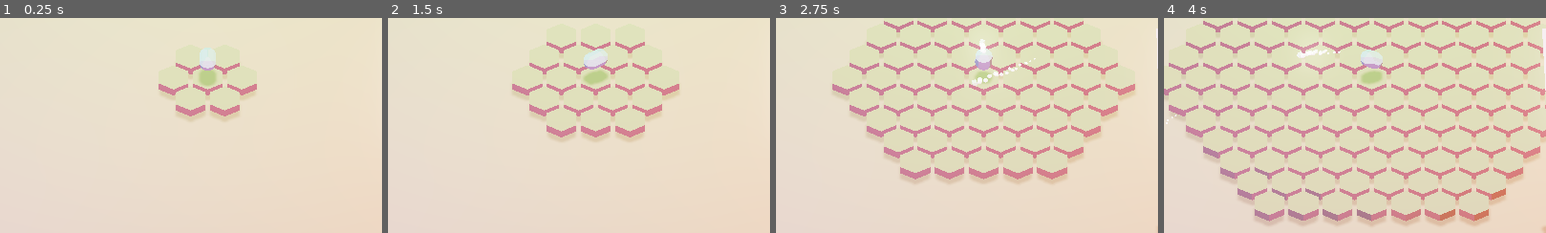
Above: before the commit, frames 1-4 (left to right).
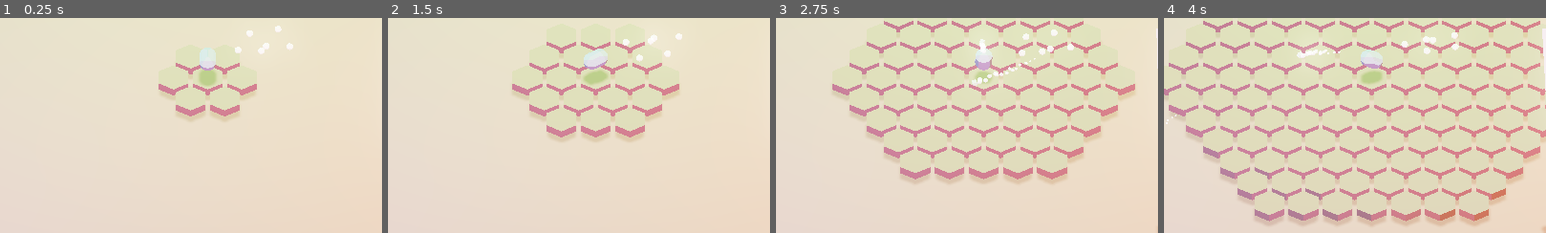
Above: after the commit, the same moments.

Repository: Trixxo/3dpix
Game: Godot game, scene res://Main.tscn
The game is run twice, just before and just after one commit, with the same random seed, the same clock (stepped at 60 frames per second) and the same inputs.
Inputs (mouse positions are % of the whole screen's width and height, from its top left):
- Up to frame 1 (0.25 s): no input
- Up to frame 2 (1.5 s): tap Enter at 0.5 s; move the mouse to (72, 45) at 0.52 s; press the mouse at (72, 45) at 0.53 s; tap Space at 0.77 s; move the mouse to (30, 55) at 1.27 s; release the mouse at (30, 55) at 1.28 s; click (30, 55) at 1.35 s
- Up to frame 3 (2.75 s): tap Space at 1.52, 2 s; move the mouse to (60, 28) at 2.02 s; press the mouse at (60, 28) at 2.03 s
- Up to frame 4 (4 s): move the mouse to (45, 70) at 2.77 s; release the mouse at (45, 70) at 2.78 s; click (45, 70) at 2.85 s; tap Space at 3.02, 3.77 s; move the mouse to (80, 65) at 3.52 s; press the mouse at (80, 65) at 3.53 s
The pictures show only the part of the screen within x 23-73%, y 35-85%; the shares and areas given below are measured in that part.

The runs differ from the first frame. In frame 1, 0.3% of the frame differs, in the area x 61-77%, y 3-17%; in frame 2, 0.3%; in frame 3, 0.3%; in frame 4, 0.3%, in the area x 62-78%, y 6-17%.

Commit message:
add experience sentinel

Diff:
--- a/Experience/Experience.gd
+++ b/Experience/Experience.gd
@@ -9,8 +9,7 @@
 
 # Called when the node enters the scene tree for the first time.
 func _ready():
-    pass # Replace with function body.
-
+    add_to_group("experience_orbs")
 
 # Called every frame. 'delta' is the elapsed time since the previous frame.
 func _process(dt):
--- /dev/null
+++ b/Experience/ExperienceSentinel.gd
@@ -0,0 +1,61 @@
+extends Spatial
+
+
+# Declare member variables here. Examples:
+# var a = 2
+# var b = "text"
+
+var rand_dir
+var target = null
+var target_vec = null
+var original_move_speed = 3.0
+var lerped_speed
+var original_target_dist
+
+# Called when the node enters the scene tree for the first time.
+func _ready():
+    rand_dir = [-1, 1][randi()%2]
+
+
+# Called every frame. 'delta' is the elapsed time since the previous frame.
+func _process(dt):
+    if target == null:
+        # idle_movement()
+        find_target()
+
+    if is_instance_valid(target):
+        var dir = target_vec - global_transform.origin
+        lerped_speed = lerp(0.4 * original_move_speed, original_move_speed, dir.length())
+        var offset = dir.normalized() * dt * lerped_speed
+        global_transform.origin += GlobalVars.clamp(offset, dir.length())
+
+        if (target_vec != Vector3(0, 1, 0) and global_transform.origin.distance_to(target.global_transform.origin) < 1.0):
+            target_vec = Vector3(0, 1, 0)
+
+        if (target_vec == Vector3(0, 1, 0)):
+            target.global_transform.origin = global_transform.origin
+            if (global_transform.origin.distance_to(target_vec) < 0.1):
+                target.queue_free()
+                target = null
+                target_vec = null
+
+    rotate_object_local(Vector3.UP, dt * rand_dir)
+
+class SortMan:
+    static func enemy_sort_dist(a, b):
+        return a.transform.origin.length() < b.transform.origin.length()
+
+# func idle_movement():
+
+
+func find_target():
+    var exp_orbs = get_tree().get_nodes_in_group("experience_orbs")
+
+    if not exp_orbs.size() > 0 : return
+
+    exp_orbs.sort_custom(SortMan, "enemy_sort_dist")
+    var first_orb = exp_orbs[0]
+    target = first_orb
+    target_vec = first_orb.global_transform.origin
+    original_target_dist = target_vec.length()
+    target.remove_from_group("experience_orbs")
--- /dev/null
+++ b/Experience/ExperienceSentinel.tscn
@@ -0,0 +1,33 @@
+[gd_scene load_steps=4 format=2]
+
+[ext_resource path="res://Experience/ExperienceSentinel.gd" type="Script" id=1]
+
+[sub_resource type="SpatialMaterial" id=3]
+resource_local_to_scene = true
+params_diffuse_mode = 4
+params_specular_mode = 3
+params_blend_mode = 1
+albedo_color = Color( 1.1, 1.1, 1.1, 1 )
+roughness = 0.0
+
+[sub_resource type="SphereMesh" id=2]
+material = SubResource( 3 )
+
+[node name="Spatial" type="Spatial"]
+transform = Transform( 0.4, 0, 0, 0, 0.4, 0, 0, 0, 0.4, 0, 0, 0 )
+script = ExtResource( 1 )
+
+[node name="MeshInstance" type="MeshInstance" parent="."]
+transform = Transform( 1, 0, 0, 0, 1, 0, 0, 0, 1, -4.35036, 0, 0 )
+mesh = SubResource( 2 )
+material/0 = null
+
+[node name="MeshInstance2" type="MeshInstance" parent="."]
+transform = Transform( 1, 0, 0, 0, 1, 0, 0, 0, 1, 0.269803, 1.61478, -4.28852 )
+mesh = SubResource( 2 )
+material/0 = null
+
+[node name="MeshInstance3" type="MeshInstance" parent="."]
+transform = Transform( 1, 0, 0, 0, 1, 0, 0, 0, 1, 1.96357, 0.96667, 2.8547 )
+mesh = SubResource( 2 )
+material/0 = null
--- a/GlobalVars.gd
+++ b/GlobalVars.gd
@@ -6,5 +6,11 @@
 
 var projectile_damage = 1
 
+static func clamp(vec: Vector3, length: float) -> Vector3:
+    if (vec.length() > length):
+        return vec.normalized() * length
+    else:
+        return vec
+
 func _ready():
     pass # Replace with function body.
--- a/Main.tscn
+++ b/Main.tscn
@@ -2,9 +2,9 @@
 
 [ext_resource path="res://HexGrid/HexGrid.tscn" type="PackedScene" id=1]
 [ext_resource path="res://Main.gd" type="Script" id=2]
+[ext_resource path="res://Experience/ExperienceSentinel.tscn" type="PackedScene" id=3]
 [ext_resource path="res://Enemy/Spawner.gd" type="Script" id=4]
 [ext_resource path="res://UI/UI.tscn" type="PackedScene" id=5]
-[ext_resource path="res://Experience/Experience.tscn" type="PackedScene" id=6]
 [ext_resource path="res://MainTower/MainTower.tscn" type="PackedScene" id=7]
 
 [sub_resource type="SpatialMaterial" id=11]
@@ -32,10 +32,6 @@
 
 [node name="Node2D" type="Spatial"]
 script = ExtResource( 2 )
-
-[node name="Spatial" parent="." instance=ExtResource( 6 )]
-transform = Transform( 1, 0, 0, 0, 1, 0, 0, 0, 1, 7.17047, 6.55488, 6.3102 )
-visible = false
 
 [node name="DirectionalLight" type="DirectionalLight" parent="."]
 transform = Transform( 1, 0, 0, 0, -4.37114e-08, 1, 0, -1, -4.37114e-08, 0, 30, 30 )
@@ -91,3 +87,9 @@
 transform = Transform( 1, 0, 0, 0, -0.661639, 0.749822, 0, -0.749822, -0.661639, 0, 49.2606, -58.0221 )
 light_color = Color( 0.0901961, 0.701961, 0.156863, 1 )
 spot_range = 110.107
+
+[node name="Spatial3" parent="." instance=ExtResource( 3 )]
+transform = Transform( 0.4, 0, 0, 0, 0.4, 0, 0, 0, 0.4, 8.51824, 6.59929, -4.76837e-07 )
+
+[node name="Spatial2" parent="." instance=ExtResource( 3 )]
+transform = Transform( 0.4, 0, 0, 0, 0.4, 0, 0, 0, 0.4, 5.22632, 5.91411, 0 )
--- a/Projectile/Projectile.gd
+++ b/Projectile/Projectile.gd
@@ -25,7 +25,7 @@
     speed = update_speed()
     acc += seek()
     vel += acc * dt
-    vel = self.clamp(vel, speed)
+    vel = GlobalVars.clamp(vel, speed)
     # rotation = vel
     # look_at(Vector3(1, 0, 0), Vector3.UP)
     # rotation.y = PI / 2.0
@@ -84,11 +84,5 @@
 
     return min(minimum_speed + speed_factor * max_speed, max_speed)
 
-func clamp(vec: Vector3, length: float) -> Vector3:
-    if (vec.length() > length):
-        return vec.normalized() * speed
-    else:
-        return vec
-
 func current_max_distance(target_position: Vector3) -> float:
     return (target_position - init_pos).length()
